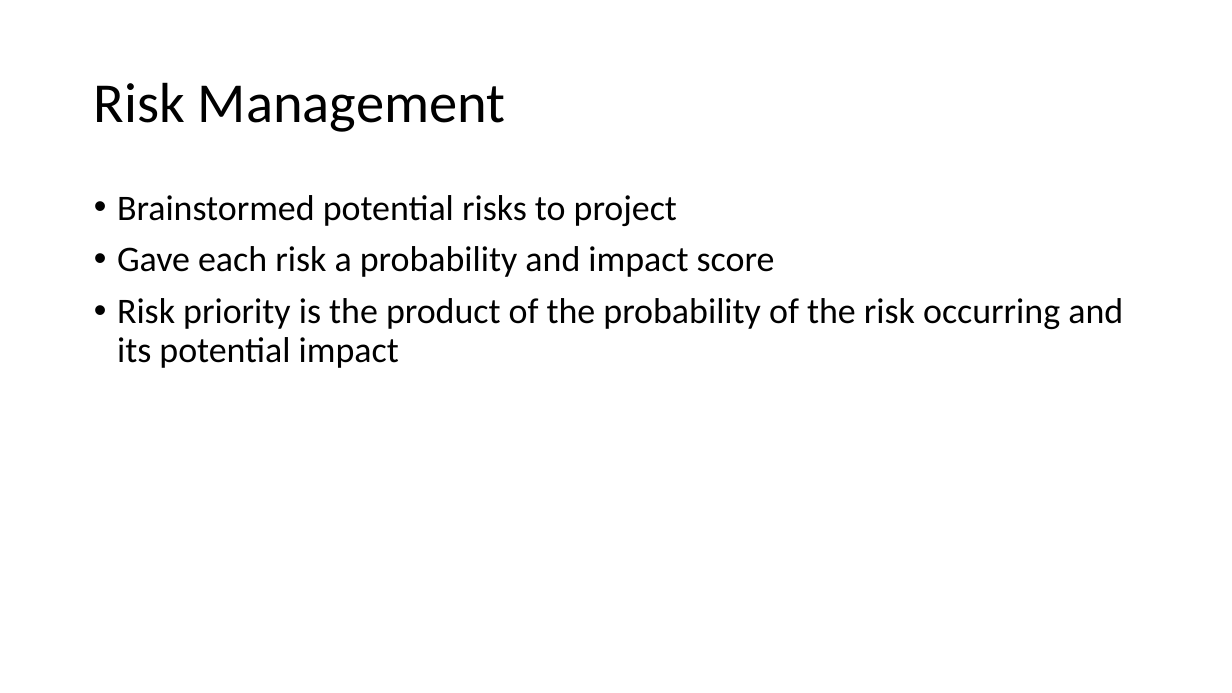
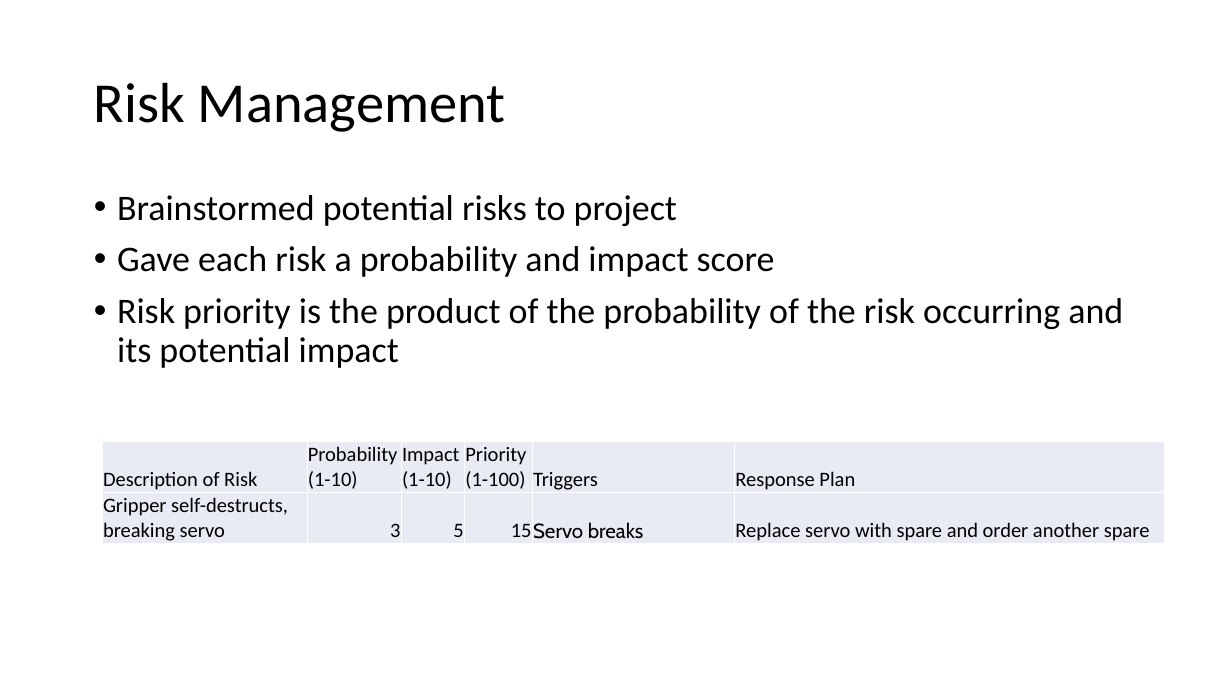
Before and after one commit to PROJ515/PROJ515-documentation, a slide deck: slide 9 of IP and exec plan presentation/IP-execc-plan-presentation.pptx. Drawn at 1232x693 pixels with LibreOffice and Linux fonts; fonts in the diff are those of the drawing. Boxes give left, top, right and bottom in pixels: in the first picture for what was removed or moved away, otherwise in the second. Text is boxed around its words. In the diff, an @@ line names an element or a change of style, - is before the commit and + after.

```diff
--- a/IP and exec plan presentation/IP-execc-plan-presentation.pptx
+++ b/IP and exec plan presentation/IP-execc-plan-presentation.pptx
@@ table added at (x1=103, y1=442, x2=1165, y2=545), 2 rows, 6 columns @@
+Description of Risk | Probability (1-10) | Impact (1-10) | Priority (1-100) | Triggers | Response Plan
+Gripper self-destructs, breaking servo | 3 | 5 | 15 | Servo breaks | Replace servo with spare and order another spare
```
Also in this commit, not shown: 3 other slides changed, 3 other files.
